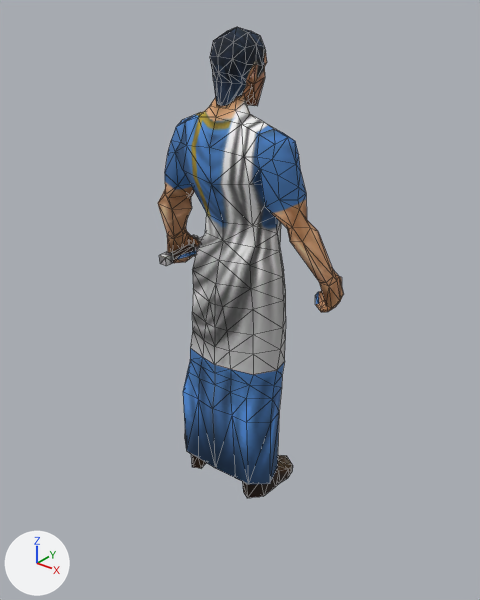
The glTF model assets/models/units/athen_villager.glb, before and after one commit.
One viewpoint serves both versions: a 50 mm camera at (1.38, -1.87, 1.84) aimed at (-0.06, -0.07, 0.72). Arrows for +X, +Y and +Z are at lower left; the lights stay in place. The picture after the commit comes second. Mesh edges are drawn as thin lines. Where no turn or scale is listed for an object, it has been applied to the vertices. Vertices at exactly the same position are counted once.

Objects in the first picture: 'athen_villager_part0', 'athen_villager_part1', 'athen_villager_part2'.
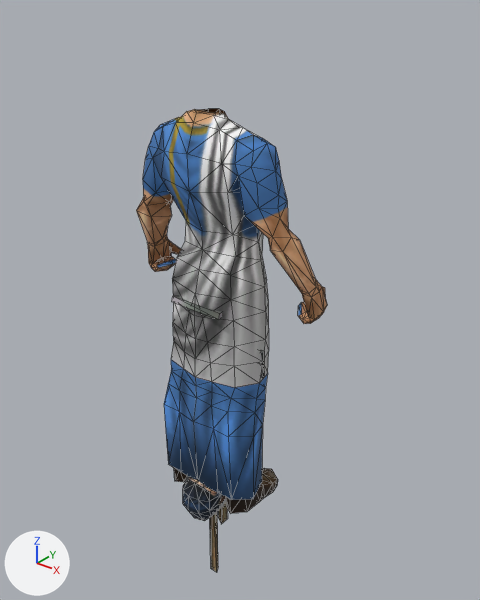
Not visible in the pictures: 'tool_GatherMeat'.

What changed in the scene script:
```text
Change me_athen_villager_part0:
    used by ob_athen_villager_part0; location = (0.0, -0.159, 0.0)
    remove me_athen_villager_part0.from_pydata(...)  # 413 vertices, 816 faces; spans x -0.38..0.38, y -0.15..0.16, z 0.0..1.53
    add me_athen_villager_part0.from_pydata(...)  # 413 vertices, 816 faces; spans x -0.38..0.38, y -0.15..0.16, z 0.0..1.47
    me_athen_villager_part0 part 1: 23 of 413 vertices moved; they spanned x -0.05..0.05, y -0.06..0.03, z 1.48..1.53 and now span x -0.05..0.05, y -0.06..0.02, z 0.0..1.47; mean shift (0.0, -0.01, -0.74); largest move (0.0, -0.01, 1.53) -> (0.0, -0.03, 0.0)
Change me_athen_villager_part1:
    used by ob_athen_villager_part1; location = (0.0, -0.159, 0.0)
    remove me_athen_villager_part1.from_pydata(...)  # 90 vertices, 166 faces; spans x -0.075..0.075, y -0.091..0.121, z 1.454..1.7
    add me_athen_villager_part1.from_pydata(...)  # 90 vertices, 166 faces; spans x -0.075..0.075, y -0.198..0.042, z -0.096..0.127
    me_athen_villager_part1 part 2: the whole mesh is turned 98.2 degrees about the x axis through its middle, then moved by (0.0, -0.093, -1.562)
Add me_athen_villager_part8:
    me_athen_villager_part8.from_pydata(...)  # 23 vertices, 36 faces; spans x -0.059..0.059, y -0.089..0.089, z -0.209..0.204
    me_athen_villager_part8.materials.append(mat_mat2)  # picture img_tex2
Add me_athen_villager_part7:
    me_athen_villager_part7.from_pydata(...)  # 56 vertices, 104 faces; spans x -0.201..0.195, y -0.024..0.026, z -0.119..0.679
    me_athen_villager_part7.materials.append(mat_mat2)  # picture img_tex2
Add me_athen_villager_part4:
    me_athen_villager_part4.from_pydata(...)  # 41 vertices, 78 faces; spans x -0.018..0.018, y -0.042..0.042, z -0.111..0.396
    me_athen_villager_part4.materials.append(mat_mat2)  # picture img_tex2
Add me_athen_villager_part3:
    me_athen_villager_part3.from_pydata(...)  # 17 vertices, 20 faces; spans x -0.104..0.11, y -0.128..0.143, z -0.451..0.844
    me_athen_villager_part3.materials.append(mat_mat2)  # picture img_tex2
Add me_athen_villager_part2_1:
    me_athen_villager_part2_1.from_pydata(...)  # 56 vertices, 104 faces; spans x -0.033..0.202, y -0.024..0.025, z -0.124..0.708
    me_athen_villager_part2_1.materials.append(mat_mat2)  # picture img_tex2
Change ob_athen_villager_part0:
    ob_athen_villager_part0.location: (0.0, -0.159, 0.0) -> (0.001, -0.265, 0.0)
Change ob_athen_villager_part1:
    ob_athen_villager_part1.location: (0.0, -0.159, 0.0) -> (0.001, -0.265, 0.0)
Remove ob_athen_villager_part2:
    ob_athen_villager_part2 = bpy.data.objects.new('athen_villager_part2', me_athen_villager_part2)
    ob_athen_villager_part2.location = (0.0, -0.159, 0.0)
Add ob_tool_build:
    ob_tool_build = bpy.data.objects.new('tool_Build', me_athen_villager_part8)
    ob_tool_build.location = (0.001, -0.265, 0.0)
Add ob_tool_gatherore_2:
    ob_tool_gatherore_2 = bpy.data.objects.new('tool_GatherOre_2', me_athen_villager_part7)
    ob_tool_gatherore_2.location = (0.001, -0.265, 0.0)
Add ob_tool_gathermeat:
    ob_tool_gathermeat = bpy.data.objects.new('tool_GatherMeat', me_athen_villager_part4)
    ob_tool_gathermeat.location = (0.001, -0.265, 0.0)
Add ob_tool_gathergrain:
    ob_tool_gathergrain = bpy.data.objects.new('tool_GatherGrain', me_athen_villager_part3)
    ob_tool_gathergrain.location = (0.001, -0.265, 0.0)
Add ob_tool_gathertree:
    ob_tool_gathertree = bpy.data.objects.new('tool_GatherTree', me_athen_villager_part2_1)
    ob_tool_gathertree.location = (0.001, -0.265, 0.0)
```

Changed parts and their boxes (x1, y1, x2, y2) in the pictures (480 x 600 px; the box of a moved part takes in the faces that stretch with it):
'athen_villager_part0', reshaped, moved: before (158, 96, 344, 498); after (136, 109, 327, 513)
'athen_villager_part1', moved, turned: before (210, 27, 267, 106); after (183, 477, 226, 521)
'tool_GatherGrain', added: after (172, 296, 222, 572)
'athen_villager_part2', deleted: before (159, 235, 204, 266)
'tool_Build', added (mostly hidden): after (218, 506, 228, 524)
'tool_GatherTree', added (mostly hidden): after (261, 351, 265, 378)
'tool_GatherOre_2', added (mostly hidden): after (222, 501, 226, 507)
part 1 of me_athen_villager_part0, moved or reshaped: before (209, 96, 250, 114); after (188, 109, 228, 119)
